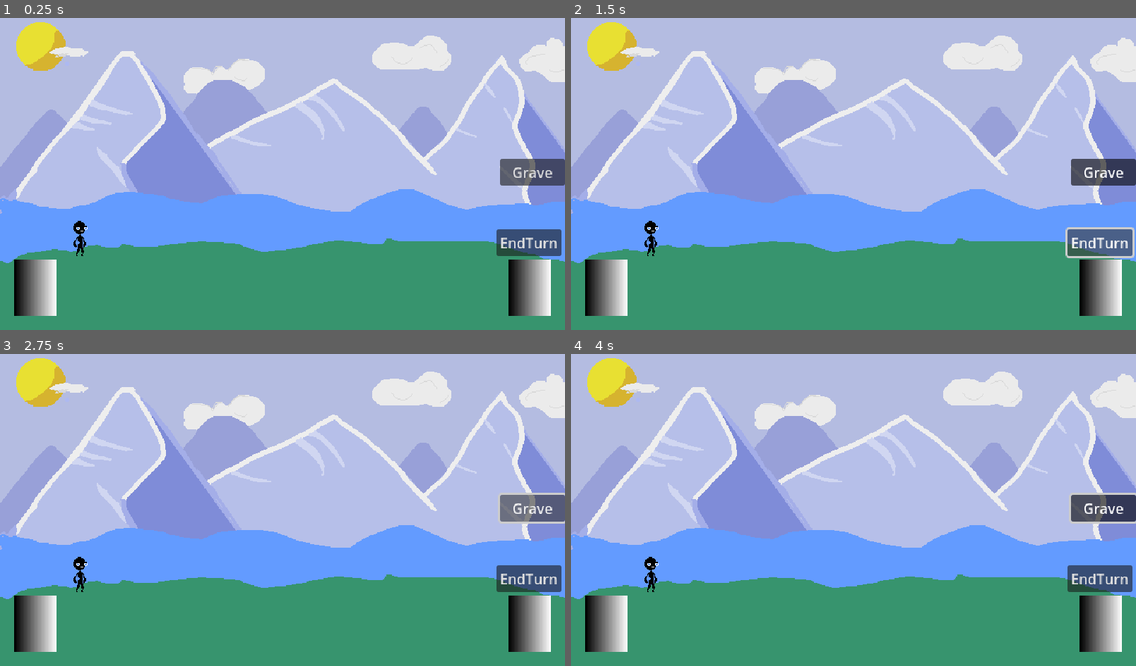
Above: before the commit, frames 1-4 (two rows, left to right).
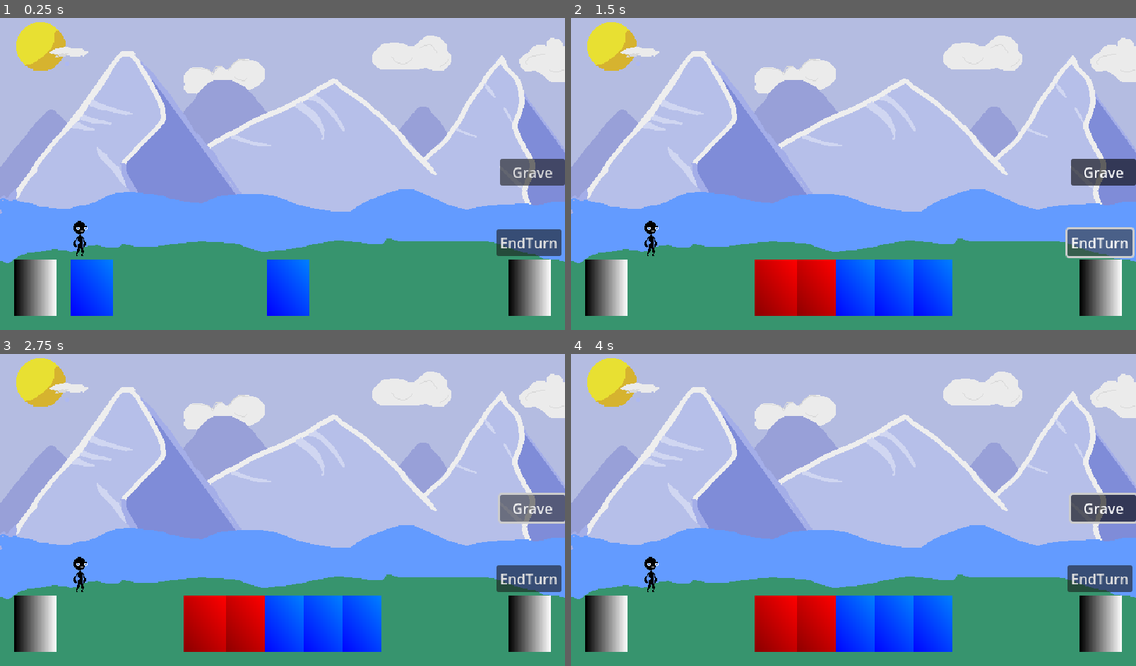
Above: after the commit, the same moments.

Repository: Morph1s/Psychopompos
Game: Godot game, scene res://scenes/encounters/battle.tscn
Same seed, same stepped clock (60 frames per second), same inputs: the game is played once before the commit and once after it. This scene is started directly instead of the project's main scene.
Inputs:
- Up to frame 1 (0.25 s): no input
- Up to frame 2 (1.5 s): click "Grave" at 0.5 s; click "EndTurn" at 1.25 s
- Up to frame 3 (2.75 s): click "Grave" at 2 s
- Up to frame 4 (4 s): click "EndTurn" at 2.75 s; click "Grave" at 3.5 s

The runs differ from the first frame. In frame 1, 2.7% of the frame differs, in the area x 12-55%, y 77-96%; in frame 2, 6.3%, in the area x 32-68%, y 77-96%; in frame 3, 6.3%; in frame 4, 6.3%.

Commit message:
feat: card drawing wrote functions to add cards to hand and to draw cards from draw pile closes #43

Diff:
--- /dev/null
+++ b/resources/characters/test_character_cards.tres
@@ -0,0 +1,14 @@
+[gd_resource type="Resource" script_class="CardLibrary" load_steps=5 format=3 uid="uid://iki6vgrbgc7l"]
+
+[ext_resource type="Script" uid="uid://4vek3hvofbhy" path="res://scripts/custom_resources/card_type.gd" id="1_myw5c"]
+[ext_resource type="Script" uid="uid://ckp8ofhnx14eh" path="res://scripts/custom_resources/card_library.gd" id="2_p71n3"]
+[ext_resource type="Resource" uid="uid://ch25cteno6qfm" path="res://resources/cards/strike.tres" id="3_5vy6m"]
+[ext_resource type="Resource" uid="uid://r53s3kohc8k0" path="res://resources/cards/defend.tres" id="4_cywgr"]
+
+[resource]
+script = ExtResource("2_p71n3")
+starting_deck = Array[ExtResource("1_myw5c")]([ExtResource("3_5vy6m"), ExtResource("3_5vy6m"), ExtResource("3_5vy6m"), ExtResource("3_5vy6m"), ExtResource("3_5vy6m"), ExtResource("4_cywgr"), ExtResource("4_cywgr"), ExtResource("4_cywgr"), ExtResource("4_cywgr"), ExtResource("4_cywgr")])
+common_cards = Array[ExtResource("1_myw5c")]([])
+rare_cards = Array[ExtResource("1_myw5c")]([])
+epic_cards = Array[ExtResource("1_myw5c")]([])
+metadata/_custom_type_script = "uid://ckp8ofhnx14eh"
--- a/scenes/card/card.tscn
+++ b/scenes/card/card.tscn
@@ -6,6 +6,7 @@
 size = Vector2(48, 64)
 
 [node name="Card" type="Area2D"]
+z_index = 1
 script = ExtResource("1_imta7")
 
 [node name="CardImage" type="Sprite2D" parent="."]
--- a/scripts/battle/card_handler.gd
+++ b/scripts/battle/card_handler.gd
@@ -1,23 +1,89 @@
 class_name CardHandler
 extends Node2D
 
+## only for testing purposes. cards are not properly initialized.
+## will be handled in $Run/DeckHandler in the final version.
+const TEST_CHARACTER_CARDS = preload("res://resources/characters/test_character_cards.tres")
 
+const CARD = preload("res://scenes/card/card.tscn")
+const DRAW_PILE_COORDS: Vector2 = Vector2(40.0, 312.0)
+const MAX_HAND_SIZE: int = 10
+const CARD_Y_POSITION: int = 312
+const SCREEN_CENTER_X: int = 320
+const CARD_WIDTH = 48
+const CARD_DRAW_SPEED: float = 0.2
 
 var draw_pile: Array[CardType]
+var hand: Array[Card] = []
 var discard_pile: Array[CardType] = []
 
-const STARTING_DECK: Array[CardType] = [
-	preload("res://resources/cards/strike.tres"),
-	preload("res://resources/cards/strike.tres"),
-	preload("res://resources/cards/strike.tres"),
-	preload("res://resources/cards/strike.tres"),
-	preload("res://resources/cards/strike.tres"),
-	preload("res://resources/cards/defend.tres"),
-	preload("res://resources/cards/defend.tres"),
-	preload("res://resources/cards/defend.tres"),
-	preload("res://resources/cards/defend.tres"),
-	preload("res://resources/cards/defend.tres"),
-]
+## handels setup at beginning of battle.
+## should only be called once to handle the initialization!
+func initialize() -> void:
+	draw_pile.append_array(TEST_CHARACTER_CARDS.starting_deck)
+	draw_pile.shuffle()
 
-func initialize() -> void:
-	draw_pile.append_array(STARTING_DECK)
+# ready fuction needs to be replaced by calling methods from battle later
+# currently used for testing purposes
+func _ready() -> void:
+	initialize()
+	draw_cards(5)
+
+## draws "amount" cards from the drawpile to hand
+func draw_cards(amount: int) -> void:
+	for i in range(amount):
+
+		# if the drawpile is empty, shuffle discard pile
+		if draw_pile.size() == 0:
+			if discard_pile.size() == 0:
+				return
+			else:
+				shuffle_discard_pile_into_draw_pile()
+
+		# create a card
+		var front_card_card_type: CardType = draw_pile.pop_front()
+		var success: bool = add_card_to_hand(front_card_card_type)
+		if not success:
+			return
+
+		# wait for hand to be updated
+		var timer = get_tree().create_timer(CARD_DRAW_SPEED)
+		await timer.timeout
+
+## adds the given card type to the players hand.
+## THIS IS THE ONLY WAY CARDS SHOULD BE ADDED TO THE HAND!
+func add_card_to_hand(card_type: CardType) -> bool:
+	# check if handsize limit is reached
+	if hand.size() == MAX_HAND_SIZE:
+		print("hand size limit reached")
+		return false
+
+	var new_card: Card = CARD.instantiate() as Card
+	new_card.initialize(card_type)
+	new_card.position = DRAW_PILE_COORDS
+	self.add_child(new_card)
+	hand.push_front(new_card)
+	_update_hand_positions()
+	return true
+
+## empties the discard pile into the draw pile and the shuffles the draw pile
+func shuffle_discard_pile_into_draw_pile() -> void:
+	draw_pile.append_array(discard_pile)
+	discard_pile = []
+	draw_pile.shuffle()
+
+#region local functions
+
+# used to animate the cards to their respective position
+func _update_hand_positions() -> void:
+	var tween = get_tree().create_tween()
+	tween.set_parallel(true)
+	for i in hand.size():
+		tween.tween_property(hand[i], "position", _calculate_card_position(i, hand.size()), CARD_DRAW_SPEED)
+
+func _calculate_card_position(index: int, hand_count: int) -> Vector2:
+	var card_distance: int = CARD_WIDTH - round(hand_count / 2) * 2
+	var card_x_position = SCREEN_CENTER_X + index * card_distance - card_distance * (hand_count - 1) / 2
+	return Vector2(card_x_position, CARD_Y_POSITION)
+
+#endregion
--- a/scripts/card/card.gd
+++ b/scripts/card/card.gd
@@ -1,3 +1,4 @@
+class_name Card
 extends Area2D
 
 signal card_play_finished
Not shown, removed: resources/characters/placeholder.txt
